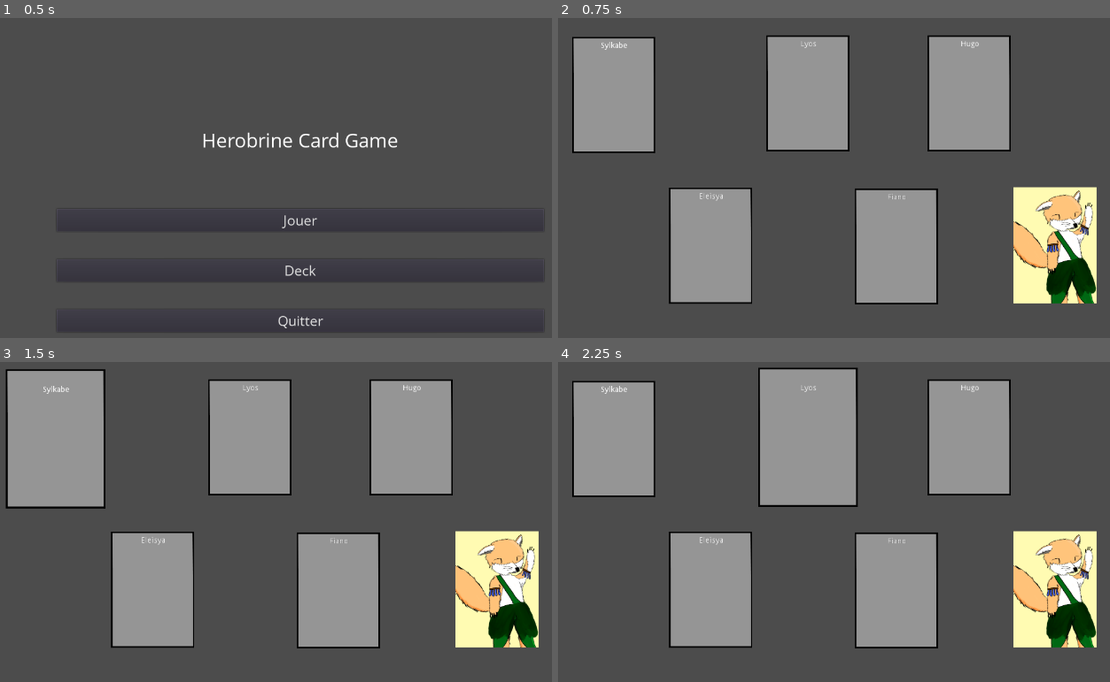
Above: before the commit, frames 1-4 (two rows, left to right).
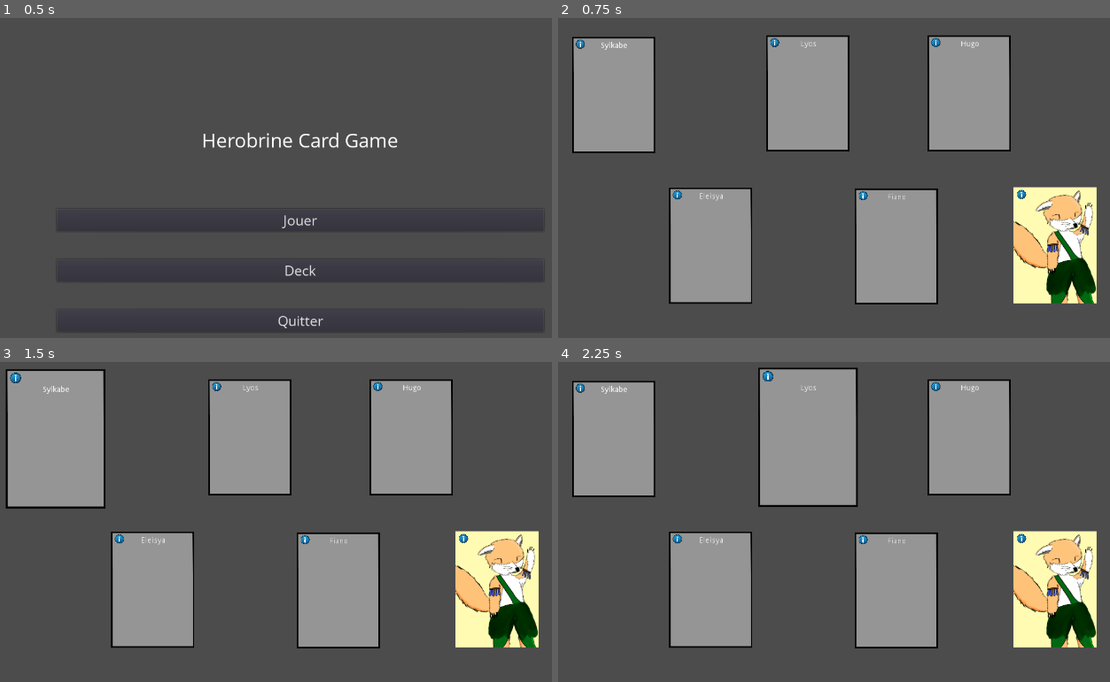
Above: after the commit, the same moments.

Repository: AlexisHuvier/HerobrineCardGame
Game: Godot game, scene res://Main.tscn
Same seed, same stepped clock (60 frames per second), same inputs: the game is played once before the commit and once after it.
Inputs (mouse positions are in pixels of both pictures, inside the frame that each line leads up to):
- Up to frame 1 (0.5 s): no input
- Up to frame 2 (0.75 s): click "Jouer" at 0.5 s
- Up to frame 3 (1.5 s): tap Enter at 1.25 s; move the mouse to (55, 438) at 1.27 s
- Up to frame 4 (2.25 s): tap Space at 2 s; move the mouse to (806, 438) at 2.02 s

Frame 1 is identical in both runs. In frame 2, 0.2% of the frame differs, in the area x 3-85%, y 6-57%; in frame 3, 0.3%, in the area x 1-85%, y 3-57%; in frame 4, 0.3%.

Commit message:
Card script update + add info button on card
Update mouse detection and add a new detection when mouse pass over the info sprite.

Diff:
--- a/Scenes/Card.tscn
+++ b/Scenes/Card.tscn
@@ -1,10 +1,14 @@
-[gd_scene load_steps=4 format=2]
+[gd_scene load_steps=6 format=2]
 
 [ext_resource path="res://Scripts/Card.gd" type="Script" id=1]
 [ext_resource path="res://Assets/basic_card.png" type="Texture" id=2]
+[ext_resource path="res://Assets/card_info_button.png" type="Texture" id=3]
 
 [sub_resource type="RectangleShape2D" id=1]
 extents = Vector2( 144, 208 )
+
+[sub_resource type="CircleShape2D" id=2]
+radius = 128.0
 
 [node name="Card" type="Node2D"]
 script = ExtResource( 1 )
@@ -24,6 +28,19 @@
 visible = false
 shape = SubResource( 1 )
 
+[node name="InfoButtonSprite" type="Sprite" parent="Sprite"]
+position = Vector2( -120, -184 )
+scale = Vector2( 0.125, 0.125 )
+texture = ExtResource( 3 )
+__meta__ = {
+"_edit_group_": true
+}
+
+[node name="InfoButtonArea2D" type="Area2D" parent="Sprite/InfoButtonSprite"]
+
+[node name="InfoButtonCollisionShape2D" type="CollisionShape2D" parent="Sprite/InfoButtonSprite/InfoButtonArea2D"]
+shape = SubResource( 2 )
+
 [node name="Title" type="Label" parent="."]
 margin_left = -128.0
 margin_top = -192.0
@@ -38,3 +55,5 @@
 }
 [connection signal="mouse_entered" from="Sprite/Area2D" to="." method="_on_Area2D_mouse_entered"]
 [connection signal="mouse_exited" from="Sprite/Area2D" to="." method="_on_Area2D_mouse_exited"]
+[connection signal="mouse_entered" from="Sprite/InfoButtonSprite/InfoButtonArea2D" to="." method="_on_InfoButtonArea2D_mouse_entered"]
+[connection signal="mouse_exited" from="Sprite/InfoButtonSprite/InfoButtonArea2D" to="." method="_on_InfoButtonArea2D_mouse_exited"]
--- a/Scripts/Card.gd
+++ b/Scripts/Card.gd
@@ -1,10 +1,18 @@
 extends Node2D
 
+#Name of the card:
 export var card = "sylkabe"
+#Global for card data from JSON:
 var card_json = null
+#Actual cursor position compared to the card:
 var mouse_subjective_position = "out"
+#Save general scale:
+var save_card_scale = scale
+#Save info_button scale:
+var save_info_button_scale = null
 
 func _ready():
+	save_info_button_scale = get_node("Sprite/InfoButtonSprite").get_scale()
 	card_json = load_card(card)
 	if card_json != null:
 		if !(load_texture()):
@@ -12,7 +20,7 @@
 		else:
 			get_node("Title").set_text("")
 
-func load_card(name):
+func load_card(name): #load data from JSON
 	var file = File.new()
 	var json_card_path = "res://Data/Cards/"+name+".json"
 	if file.open(json_card_path, file.READ) != OK:
@@ -41,14 +49,34 @@
 	return (0)
 
 
-func _on_Area2D_mouse_entered():
-	var scale = Vector2(1.2, 1.2)
-	mouse_subjective_position = "in"
-	print_debug("Enter " + card_json["name"])
-	get_node("Sprite").set_scale(scale)
+func _on_Area2D_mouse_entered(): #mouse enter card area
+	var node = get_node("Sprite")
+	var multi = 1.2
+	var scale = save_card_scale
+	scale.x *= multi
+	scale.y *= multi
+	mouse_subjective_position = "in_card"
+	node.set_scale(scale)
 
-func _on_Area2D_mouse_exited():
-	var scale = Vector2(1, 1)
+func _on_Area2D_mouse_exited(): #mouse exit card area
+	var node = get_node("Sprite")
+	var scale = save_card_scale
 	mouse_subjective_position = "out"
-	print_debug("Out " + card_json["name"])
-	get_node("Sprite").set_scale(scale)
+	node.set_scale(scale)
+
+
+func _on_InfoButtonArea2D_mouse_entered():
+	var node = get_node("Sprite/InfoButtonSprite")
+	var multi = 1.2
+	var scale = save_info_button_scale
+	scale.x *= multi
+	scale.y *= multi
+	mouse_subjective_position = "in_info"
+	node.set_scale(scale)
+
+
+func _on_InfoButtonArea2D_mouse_exited():
+	var node = get_node("Sprite/InfoButtonSprite")
+	var scale = save_info_button_scale
+	mouse_subjective_position = "in_card"
+	node.set_scale(scale)
Not shown, changed: .mono/metadata/ide_messaging_meta.txt
Binary file added: Assets/card_info_button.png
Not shown, added: Assets/card_info_button.png.import
